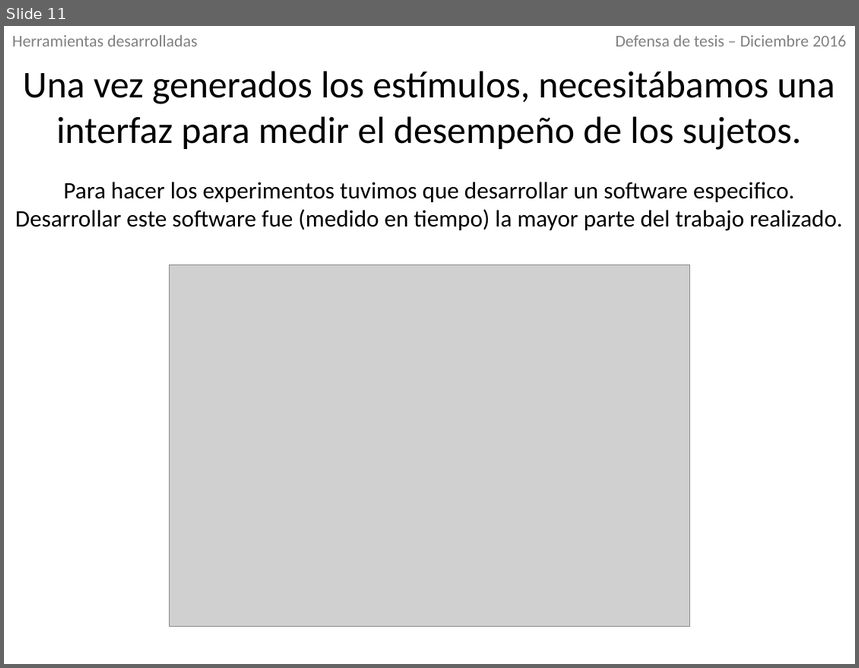
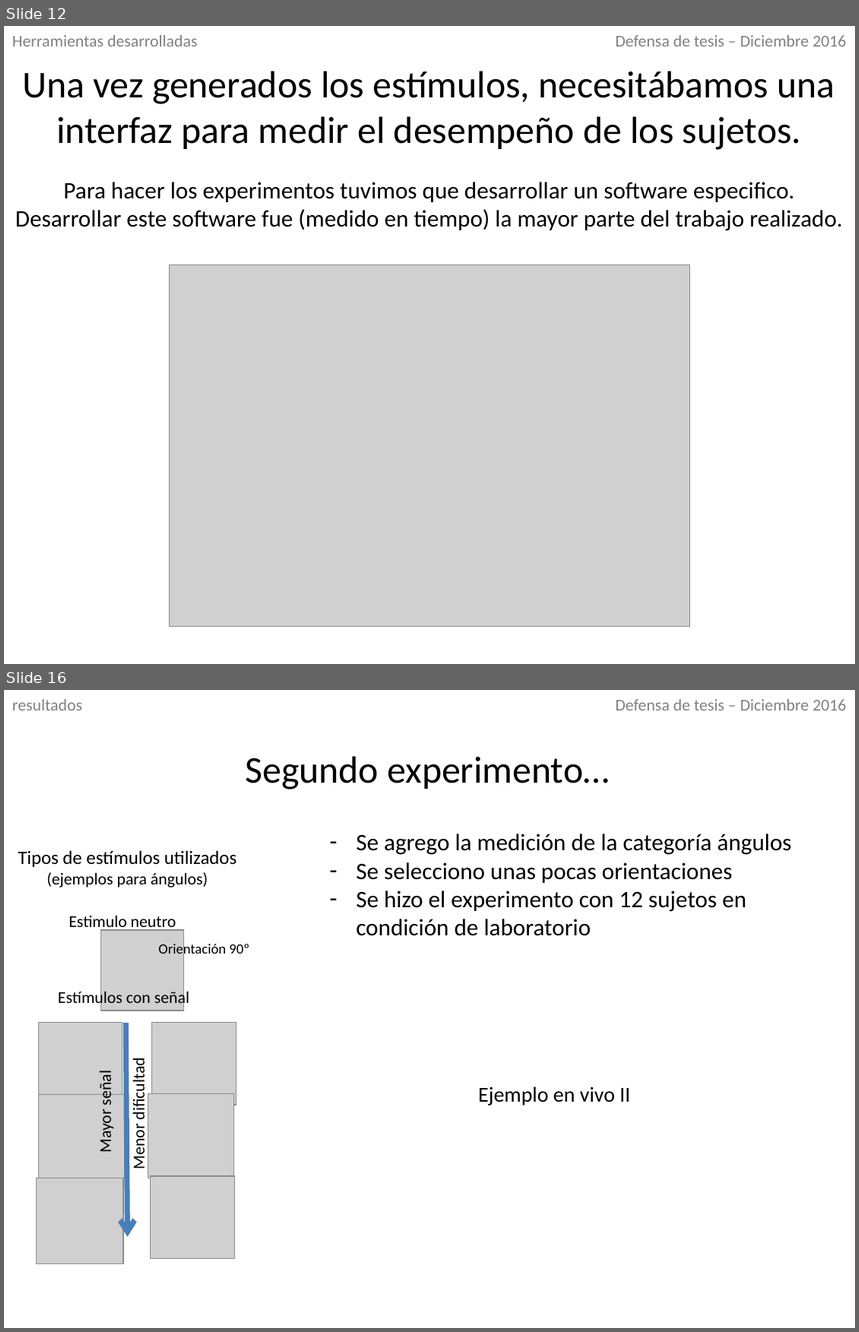
Before and after one commit to IoniUTDT/RedaccionTesis, a slide deck: Defensa/Defensa.pptx. Shown one above the other, each under a label of ours: slide 11 before the commit, slides 12 and 16 after it; the slides between them are not shown. The pictures are 859x668 and 859x1332 pixels, drawn with LibreOffice and Linux fonts; fonts in the diff are those of the drawing; grey boxes stand for pictures. Boxes give left, top, right and bottom in pixels: in the first picture for what was removed or moved away, otherwise in the second. Text is boxed around its words. In the diff, an @@ line names an element or a change of style, - is before the commit and + after.

```diff
--- a/Defensa/Defensa.pptx
+++ b/Defensa/Defensa.pptx
@@ slide 16 added at <box>4,690,855,1328</box>, background #FFFFFF @@
@@ text added at <box>12,699,82,711</box>, 14 pt, text #808080 @@
+resultados
@@ text added at <box>616,699,846,711</box>, 14 pt, text #808080 @@
+Defensa de tesis – Diciembre 2016
@@ text added at <box>246,756,609,790</box>, 32 pt, text #000000 @@
+Segundo experimento…
@@ text added at <box>356,834,792,936</box>, 20 pt, text #000000 @@
+– Se agrego la medición de la categoría ángulos
+– Se selecciono unas pocas orientaciones
+– Se hizo el experimento con 12 sujetos en condición de laboratorio
@@ text added at <box>18,850,237,888</box>, 16 pt, text #000000 @@
+Tipos de estímulos utilizados
+(ejemplos para ángulos)
@@ text added at <box>69,916,177,932</box>, 14 pt, text #000000 @@
+Estimulo neutro
@@ picture added at <box>101,930,183,1011</box> @@
@@ text added at <box>158,942,249,958</box>, 12 pt, text #000000 @@
+Orientación 90º
@@ text added at <box>58,989,189,1008</box>, 14 pt, text #000000 @@
+Estímulos con señal
@@ picture added at <box>39,1023,123,1106</box> @@
@@ arrow added from (126, 1023) to (127, 1237), #4B7EBC 4.5 pt @@
@@ picture added at <box>152,1023,237,1106</box> @@
@@ text added at <box>95,1075,116,1152</box>, 14 pt, text #000000 @@
+Mayor señal
@@ text added at <box>129,1064,149,1168</box>, 14 pt, text #000000 @@
+Menor dificultad
@@ picture added at <box>39,1095,125,1179</box> @@
@@ picture added at <box>148,1094,234,1179</box> @@
@@ text added at <box>478,1087,630,1106</box>, 18 pt, text #000000 @@
+Ejemplo en vivo II
@@ picture added at <box>37,1179,123,1265</box> @@
@@ picture added at <box>151,1176,235,1258</box> @@
@@ what was slide 11 is now slide 12 @@
```
Also in this commit, not shown: 4 slides changed, 8 other slides added, 31 other files.
